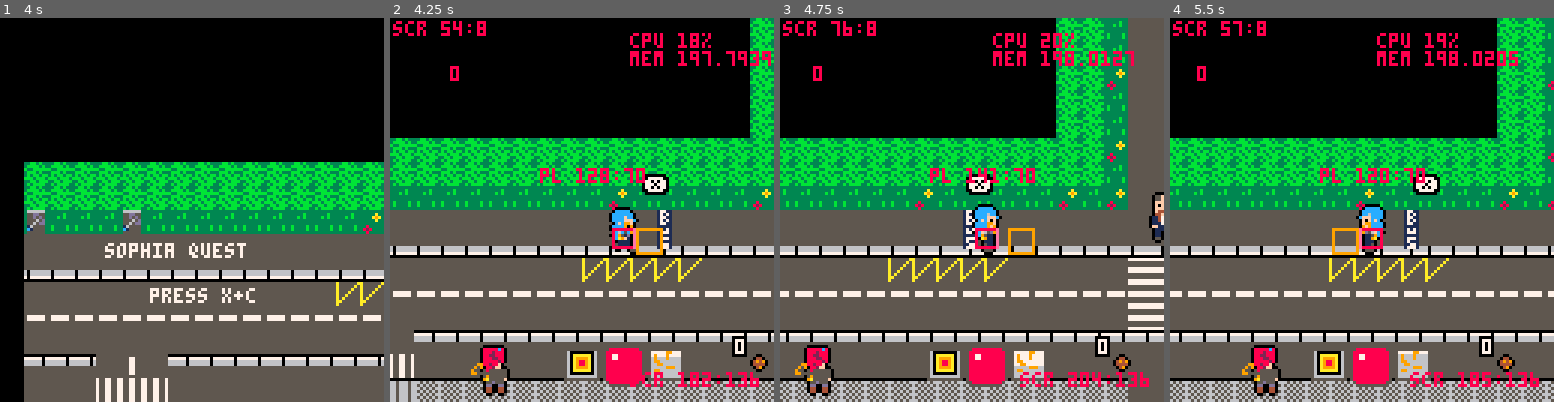
Above: before the commit, frames 1-4 (left to right).
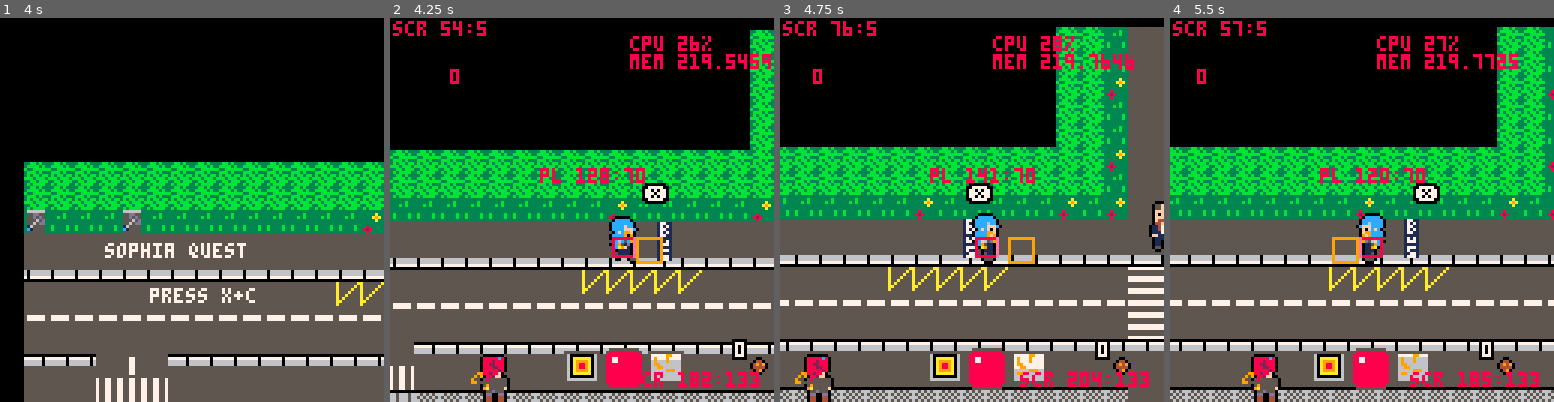
Above: after the commit, the same moments.

Repository: JasonHaenlin/pico-8-sophiaquest
Game: PICO-8 cartridge sophiaquest.p8
The game is run twice, just before and just after one commit, with the same random seed, the same clock (stepped at 60 frames per second) and the same inputs.
Inputs:
- Up to frame 1 (4 s): tap X (X key) at 0.33, 1.07, 1.85, 2.97 s; tap O (Z key) at 0.7, 1.7, 2.1, 2.5, 2.9, 3.3, 3.7 s; hold Right 1.6-2.1 s; hold Up 2.15-2.42 s; hold Right 2.47-3.03 s; hold Left 3.08-3.58 s; hold Down 3.63-3.97 s
- Up to frame 2 (4.25 s): hold Right from 4.02 s (still down); tap X (X key) at 4.08 s; tap O (Z key) at 4.1 s
- Up to frame 3 (4.75 s): tap O (Z key) at 4.5 s; release Right at 4.68 s; hold Up from 4.73 s (still down)
- Up to frame 4 (5.5 s): tap O (Z key) at 4.9, 5.3 s; release Up at 5.03 s; hold Left from 5.08 s (still down); tap X (X key) at 5.2 s

Frame 1 is identical in both runs. In frame 2, 34% of the frame differs, in the area x 0-100%, y 0-100%; in frame 3, 33%; in frame 4, 33%.

Commit message:
add all the links

Diff:
--- a/sophiaquest.p8
+++ b/sophiaquest.p8
@@ -65,7 +65,7 @@
   {
    tag = busstop, -- 1
    name = "cheat",
-   map = {x1 = 8, y1 = 8, x2 = inf, y2 = inf},
+   map = {x1 = -inf, y1 = -inf, x2 = inf, y2 = inf},
    spawn = { x = 125, y = 70 }
   },
   {
@@ -89,8 +89,8 @@
   {
    tag = room, -- 5
    name = "capgemo",
-   map = {x1 = 207, y1 = 387, x2 = 258, y2 = 385},
-   spawn = { x = 245, y = 492 }
+   map = {x1 = 223, y1 = 387, x2 = 258, y2 = 385},
+   spawn = { x = 260, y = 493 }
   },
   {
    tag = room, -- 6
@@ -101,7 +101,7 @@
   {
    tag = room, -- 7
    name = "thelas",
-   map = {x1 = 822, y1 = 8, x2 = 895, y2 = 72},
+   map = {x1 = 822, y1 = 8, x2 = 895, y2 = 75},
    spawn = { x = 868, y = 180 }
   },
   {
@@ -113,20 +113,62 @@
   {
    tag = room, -- 9
    name = "sophiatech batiment ouest",
-   map = {x1 = 694, y1 = 384, x2 = 888, y2 = 384},
-   spawn = { x = 660, y = 429 }
+   map = {x1 = 694, y1 = 384, x2 = 888, y2 = 386},
+   spawn = { x = 723, y = 489 }
   },
   {
    tag = room, -- 10
    name = "sophiatech restaurant",
-   map = {x1 = 0, y1 = 0, x2 = 0, y2 = 0},
-   spawn = { x = 0, y = 0 }
+   map = {x1 = 96, y1 = 384, x2 = 96, y2 = 384},
+   spawn = { x = 131, y = 469 }
   },
   {
    tag = room, -- 11
    name = "carrouffe",
-   map = {x1 = 0, y1 = 0, x2 = 0, y2 = 0},
-   spawn = { x = 0, y = 0 }
+   map = {x1 = -27, y1 = 392, x2 = -27, y2 = 392},
+   spawn = { x = 45, y = 481 }
+  },
+  {
+   tag = room, -- 12
+   name = "biot (c) door",
+   map = {x1 = 8, y1 = 8, x2 = 225, y2 = 125},
+   spawn = { x = 285, y = 53 }
+  },
+  {
+   tag = room, -- 13
+   name = "biot (c) door",
+   map = {x1 = 8, y1 = 8, x2 = 225, y2 = 125},
+   spawn = { x = 253, y = 239 }
+  },
+  {
+   tag = room, -- 14
+   name = "biot (c) door",
+   map = {x1 = 8, y1 = 8, x2 = 225, y2 = 125},
+   spawn = { x = 109, y = 240 }
+  },
+  {
+   tag = room, -- 15
+   name = "biot (c) door ru",
+   map = {x1 = 8, y1 = 8, x2 = 225, y2 = 125},
+   spawn = { x = 36, y = 211 }
+  },
+  {
+   tag = room, -- 16
+   name = "antibes (c) door",
+   map = {x1 = 384 , y1 = 8, x2 = 474, y2 = 118},
+   spawn = { x = 468, y = 73 }
+  },
+  {
+   tag = room, -- 17
+   name = "antibes (c) door",
+   map = {x1 = 384 , y1 = 8, x2 = 474, y2 = 118},
+   spawn = { x = 545, y = 191 }
+  },
+  {
+   tag = room, -- 18
+   name = "valbonne (c) door",
+   map = {x1 = 625, y1 = -10, x2 = 688, y2 = -9},
+   spawn = { x = 693, y = 55 }
   }
  }
 end
@@ -339,12 +381,27 @@
 end
 
 function make_all_tp()
-  make_tp(281, 41, 44, 15, 15, 5, trig_dist_hud,"⬆️")
-  make_tp(321, 41, 44, 15, 15, 5, trig_dist_hud,"⬆️")
-  make_tp(250, 225, 44, 15, 15, 8, trig_dist_hud,"⬆️")
-  -- make_tp(728, 41, 44, 15, 15, 3, trig_dist_hud,"⬆️")
-  -- make_tp(696, 41, 44, 15, 15, 3, trig_dist_hud,"⬆️")
-  -- make_tp(735, 41, 44, 15, 15, 3, trig_dist_hud,"⬆️")
+  make_tp(281, 41, 44, 15, 10, 5, trig_dist_hud,"⬆️") -- capgemo
+  make_tp(321, 41, 44, 15, 10, 5, trig_dist_hud,"⬆️") -- capgemo
+  make_tp(546, 177, 44, 15, 10, 6, trig_dist_hud,"⬆️")
+  make_tp(569, 177, 44, 15, 10, 6, trig_dist_hud,"⬆️")
+  make_tp(689, 40, 44, 15, 10, 7, trig_dist_hud,"⬆️")
+  make_tp(729, 40, 44, 15, 10, 7, trig_dist_hud,"⬆️")
+  make_tp(250, 225, 44, 15, 10, 8, trig_dist_hud,"⬆️") -- sbe
+  make_tp(105, 224, 44, 15, 10, 9, trig_dist_hud,"⬆️") -- sbo
+  make_tp(136, 224, 44, 15, 10, 9, trig_dist_hud,"⬆️") -- sbo
+  make_tp(425, 56, 44, 15, 10, 11, trig_dist_hud,"⬆️")
+  make_tp(504, 56, 44, 15, 10, 11, trig_dist_hud,"⬆️")
+  make_tp(465, 56, 44, 15, 10, 11, trig_dist_hud,"⬆️")
+  make_tp(33, 192, 44, 15, 10, 10, trig_dist_hud,"⬆️") -- ru
+  make_tp(257, 504, 44, 15, 10, 12, trig_dist_hud,"⬇️")
+  make_tp(713, 239, 44, 15, 10, 13, trig_dist_hud,"⬇️")
+  make_tp(720, 504, 44, 15, 10, 14, trig_dist_hud,"⬇️")
+  make_tp(129, 479, 44, 15, 10, 15, trig_dist_hud,"⬇️")
+  make_tp(43, 496, 44, 15, 10, 16, trig_dist_hud,"⬇️")
+  make_tp(441, 504, 44, 15, 10, 17, trig_dist_hud,"⬇️")
+  make_tp(864, 192, 44, 15, 10, 18, trig_dist_hud,"⬇️")
+
   make_tp(138, 71, 44, 5, 5, 1, trig_btn_hud,"❎")
   make_tp(538, 79, 44, 5, 5, 2, trig_btn_hud,"❎")
   make_tp(785, 55, 44, 5, 5, 3, trig_btn_hud,"❎")
@@ -439,7 +496,7 @@
 end
 
 function trig_dist_hud(self, dist)
-  if (dist < 7) then
+  if (dist < 5) then
    init_current_area(self.linkto)
   end
 end
